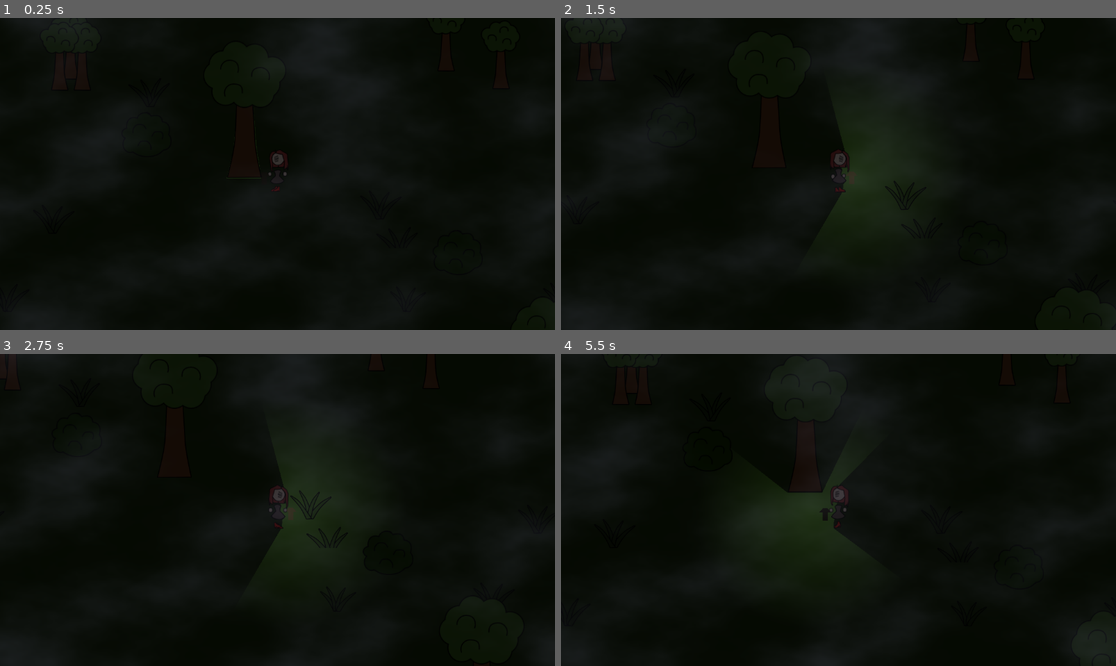
Above: before the commit, frames 1-4 (two rows, left to right).
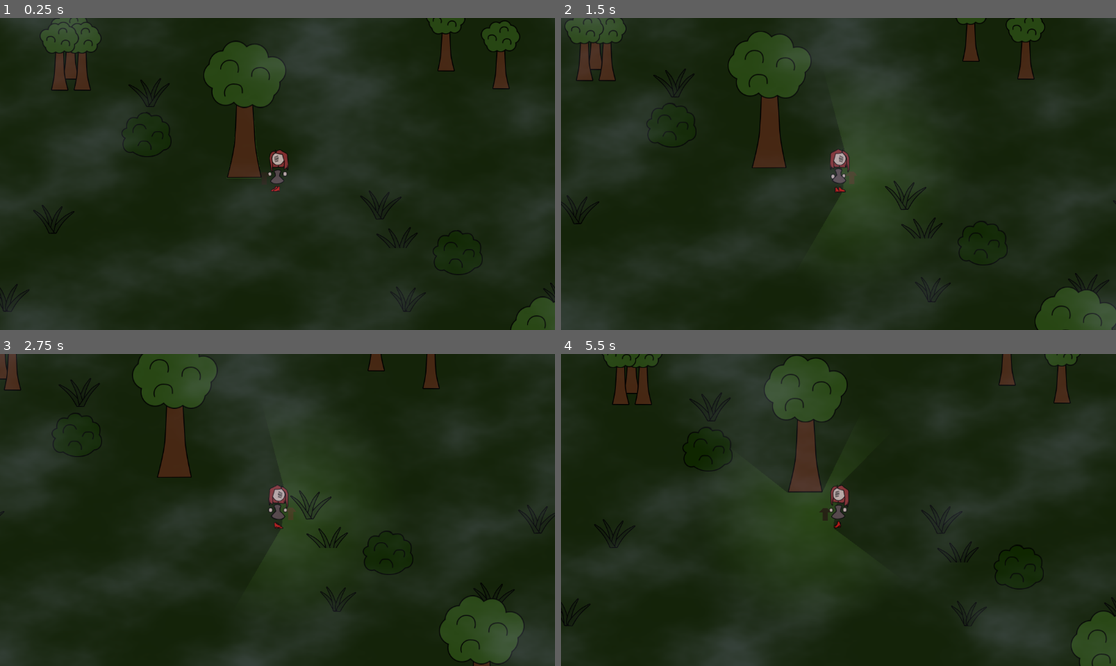
Above: after the commit, the same moments.

Repository: Jerrylikesgreen/-la-Santa-Compa-a
Game: Godot game, scene res://Scenes/forest.tscn
The game is run twice, just before and just after one commit, with the same random seed, the same clock (stepped at 60 frames per second) and the same inputs. The project has no main scene, so this scene is started directly.
Inputs (mouse positions are in pixels of both pictures, inside the frame that each line leads up to):
- Up to frame 1 (0.25 s): no input
- Up to frame 2 (1.5 s): move the mouse to (960, 158) at 0.52 s; hold D (Right) 0.53-1.28 s; click (960, 158) at 0.6 s; move the mouse to (727, 189) at 1.27 s; hold S (Down) from 1.28 s (still down); click (727, 189) at 1.35 s
- Up to frame 3 (2.75 s): move the mouse to (333, 441) at 2.02 s; release S (Down) at 2.03 s; hold D (Right) from 2.03 s (still down); click (333, 441) at 2.1 s
- Up to frame 4 (5.5 s): move the mouse to (810, 572) at 2.77 s; release D (Right) at 2.78 s; hold W (Up) 2.78-3.53 s; click (810, 572) at 2.85 s; move the mouse to (1005, 556) at 3.52 s; hold A (Left) 3.53-5.03 s; click (1005, 556) at 3.6 s; move the mouse to (672, 463) at 4.27 s; click (672, 463) at 4.35 s; move the mouse to (866, 510) at 5.02 s; hold S (Down) from 5.03 s (still down); click (866, 510) at 5.1 s

The runs differ from the first frame. In frame 1, 97% of the frame differs, in the area x 0-100%, y 0-100%; in frame 2, 75%; in frame 3, 66%; in frame 4, 63%.

Commit message:
Update forest.tscn

Diff:
--- a/Scenes/forest.tscn
+++ b/Scenes/forest.tscn
@@ -24,10 +24,10 @@
 shader = ExtResource("7_wo0py")
 shader_parameter/noise_tex = ExtResource("8_vh310")
 shader_parameter/tiling = Vector2(1, 1)
-shader_parameter/scroll_speed = Vector2(0.02, 0.01)
+shader_parameter/scroll_speed = Vector2(0.05, 0.02)
 shader_parameter/density = 0.75
 shader_parameter/softness = 0.5
-shader_parameter/fog_color = Color(0.6392157, 0.6392157, 0.8392157, 0.21176471)
+shader_parameter/fog_color = Color(0.6392157, 0.6392157, 0.8392157, 0.36862746)
 
 [node name="Forest" type="Node2D"]
 
@@ -230,8 +230,11 @@
 
 [node name="WorldLight" type="DirectionalLight2D" parent="."]
 color = Color(0.1254902, 0.1254902, 0.1254902, 1)
-energy = 6.0
 blend_mode = 1
+shadow_filter = 2
+shadow_filter_smooth = 1.5
+height = 0.5
+max_distance = 500.0
 
 [node name="ActivadorDialogo" parent="." instance=ExtResource("6_qq45g")]
 position = Vector2(526, 232)
